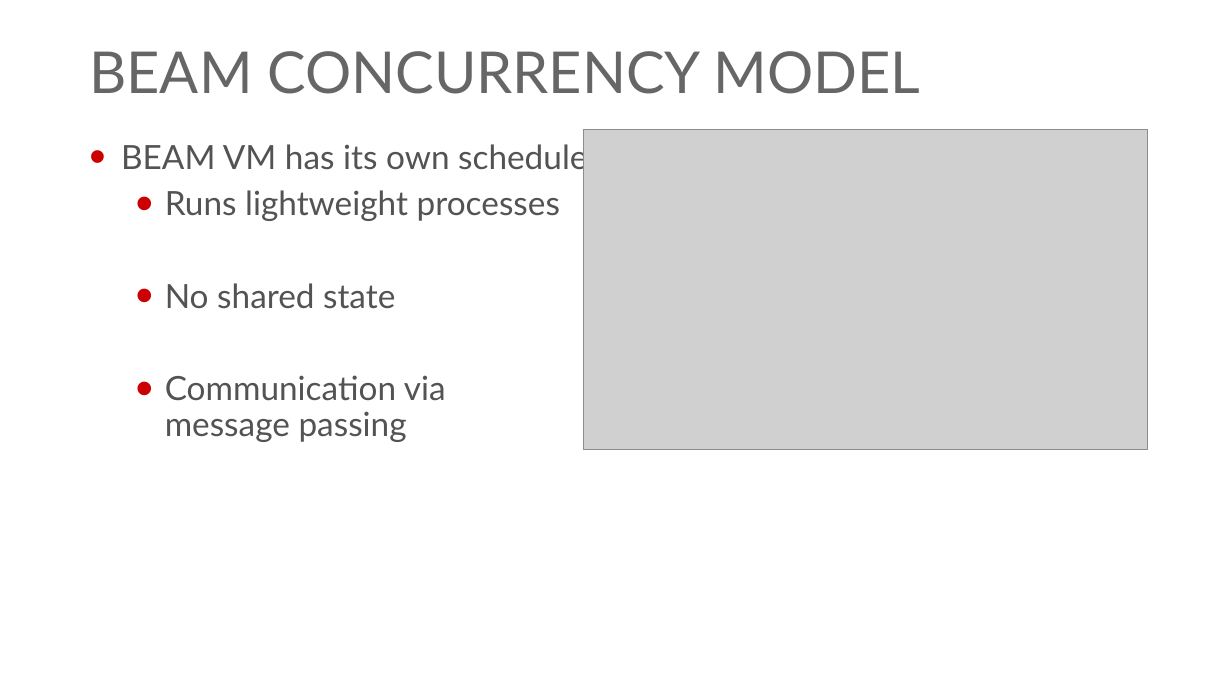
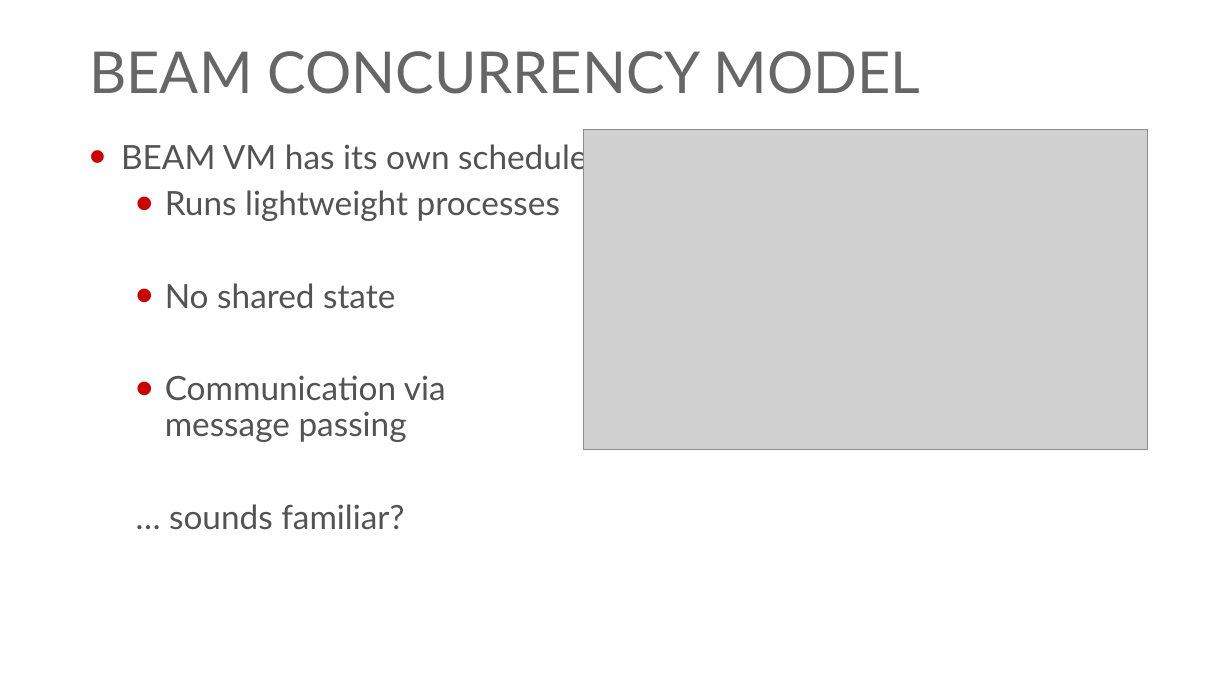
Before and after one commit to georgiyolovski/elixir-tech-talk, a slide deck: slide 17 of Elixir.pptx. Drawn at 1232x693 pixels with LibreOffice and Linux fonts; fonts in the diff are those of the drawing; grey boxes stand for pictures; background and template pictures are left out. Boxes give left, top, right and bottom in pixels: in the first picture for what was removed or moved away, otherwise in the second. Text is boxed around its words. In the diff, an @@ line names an element or a change of style, - is before the commit and + after.

```diff
--- a/Elixir.pptx
+++ b/Elixir.pptx
@@ text at bbox=[169, 504, 404, 530]: paragraph added @@
+  … sounds familiar?
```
Also in this commit, not shown: 2 other slides changed, 3 other files.
